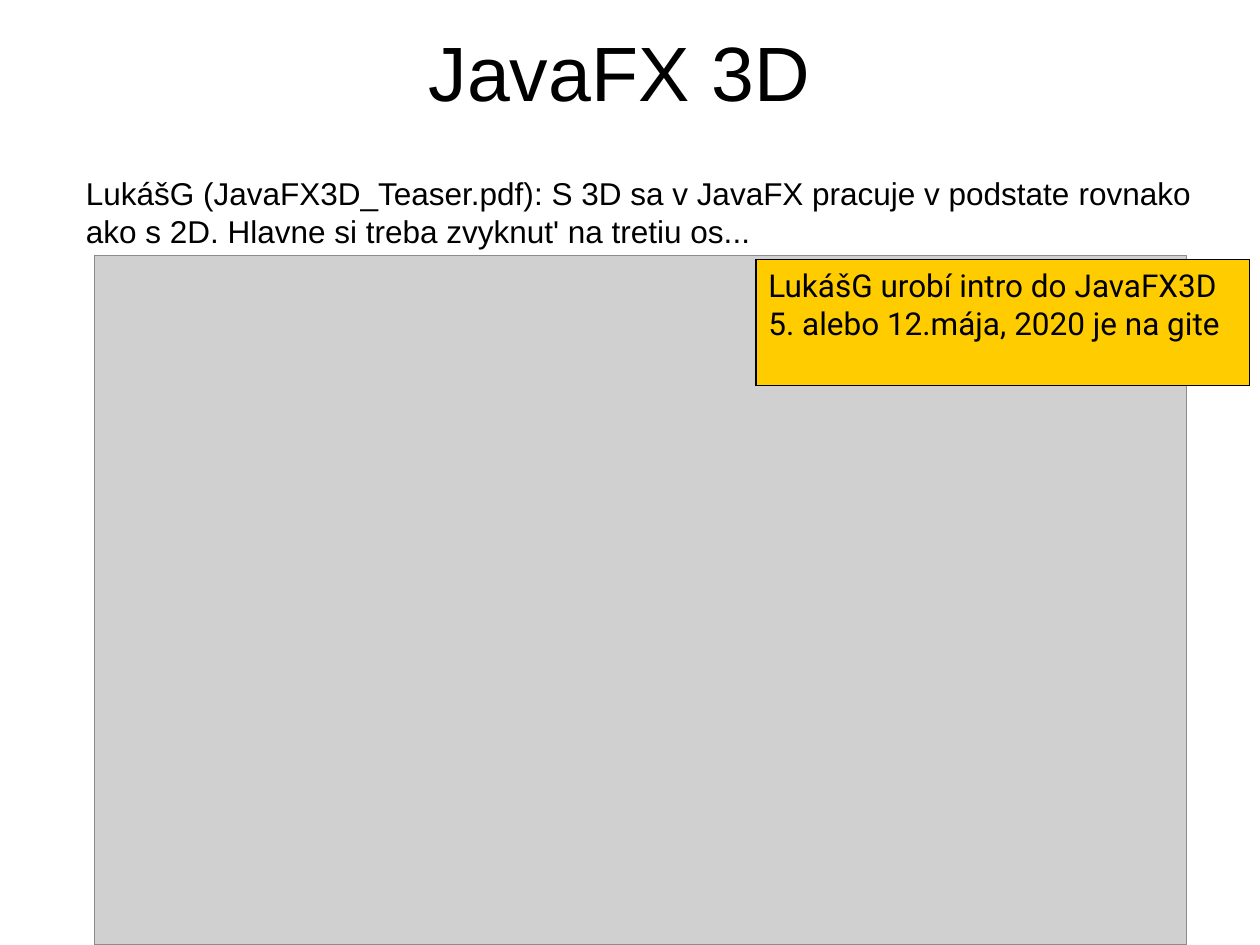
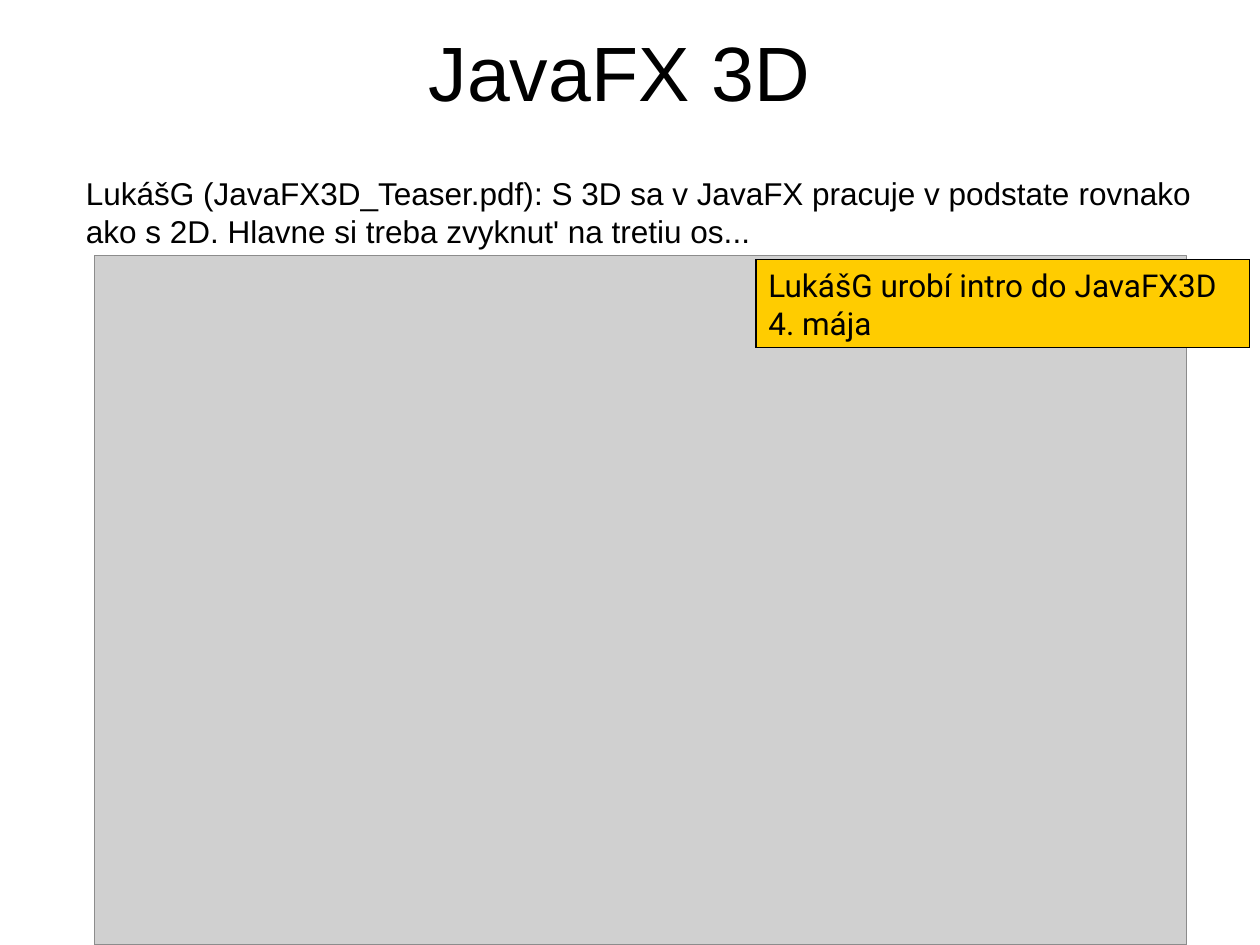
Before and after one commit to Programovanie4/Prednasky, a slide deck: slide 4 of 10/10_java.ppt (slide 2 before the commit). Drawn at 1260x945 pixels with LibreOffice and Linux fonts; fonts in the diff are those of the drawing; grey boxes stand for pictures. Boxes give left, top, right and bottom in pixels: in the first picture for what was removed or moved away, otherwise in the second. Text is boxed around its words. In the diff, an @@ line names an element or a change of style, - is before the commit and + after.

```diff
--- a/10/10_java.ppt
+++ b/10/10_java.ppt
@@ rectangle "LukášG urobí intro do JavaFX3D": place and size @@
-rectangle "LukášG urobí intro do JavaFX3D" at bbox=[756, 260, 1250, 386]
+rectangle "LukášG urobí intro do JavaFX3D" at bbox=[756, 260, 1250, 348]
@@ text in rectangle at bbox=[768, 311, 871, 342]: text changed @@
-5. alebo 12.mája, 2020 je na gite
+4. mája
```
Also in this commit, not shown: 1 other slide changed, 2 slides added, 1 other file.
